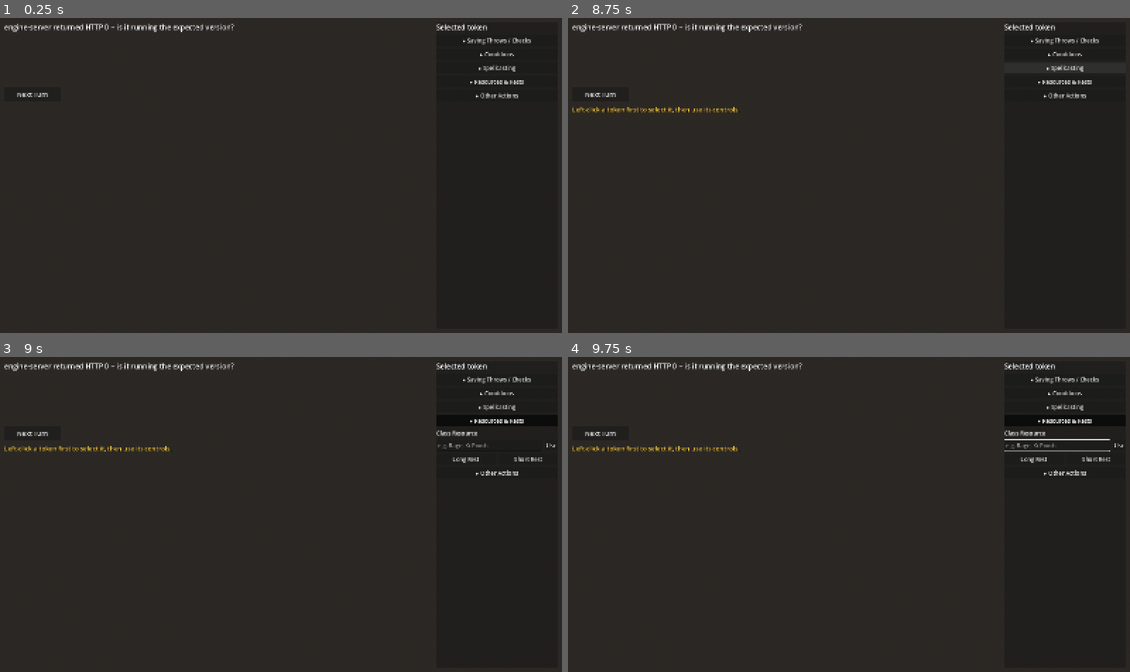
Above: before the commit, frames 1-4 (two rows, left to right).
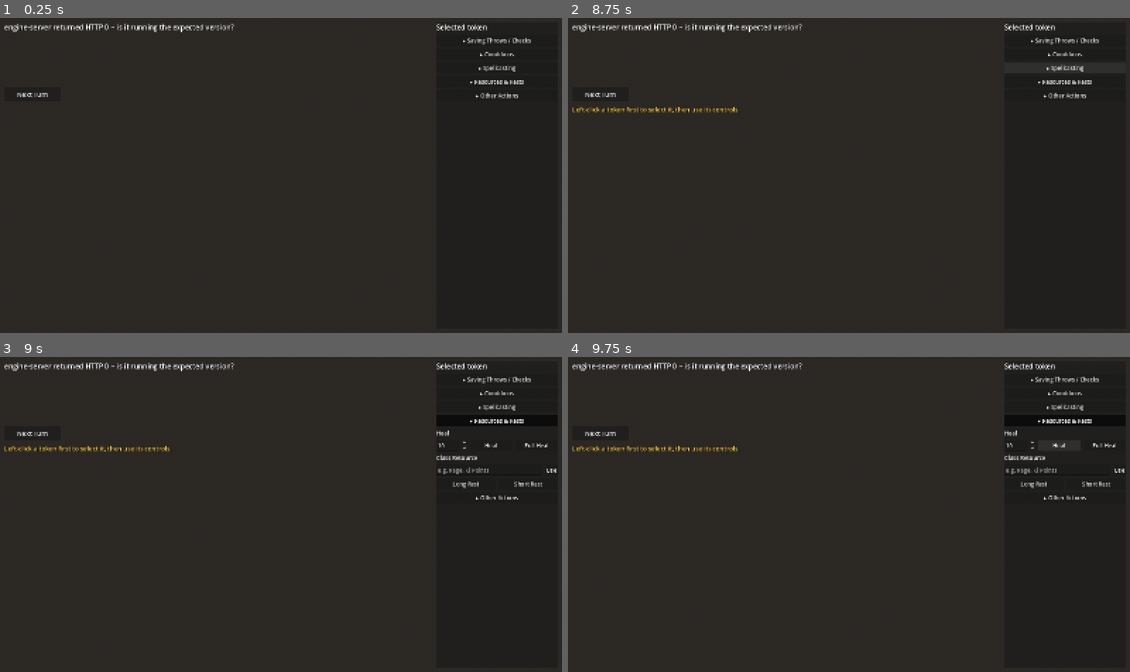
Above: after the commit, the same moments.

Repository: rmcneill2828-art/Campaign-OS-3D
Game: Godot game, scene res://scenes/Main.tscn
The game is run twice, just before and just after one commit, with the same random seed, the same clock (stepped at 60 frames per second) and the same inputs.
Inputs (mouse positions are in pixels of both pictures, inside the frame that each line leads up to):
- Up to frame 1 (0.25 s): no input
- Up to frame 2 (8.75 s): click "Next Turn" at 0.5 s; click "Next Turn" at 1.25 s; click "▸ Saving Throws / Checks" at 2 s; click "▾ Saving Throws / Checks" at 2.75 s; click "▸ Conditions" at 3.5 s; click "▾ Conditions" at 4.25 s; click "▸ Spellcasting" at 5 s; click (1073, 93) at 5.77 s; type "Alex" at 5.85 s; click (1051, 134) at 6 s; type "12" at 6.08 s; click "Cast (Single Target)" at 6.5 s; click "Cast (Single Target)" at 7.25 s; click "▾ Spellcasting" at 8 s
- Up to frame 3 (9 s): click "▸ Resources & Rests" at 8.75 s
- Up to frame 4 (9.75 s): click (1056, 445) at 9.5 s, where only the run after the commit has a clickable "Heal"

Frames 1-2 are identical in both runs. In frame 3, 0.7% of the frame differs, in the area x 77-99%, y 23-46%; in frame 4, 0.9%.

Commit message:
Add healing controls to Token Actions panel
apply_healing was already fully supported by the engine and the DM
bridge (copied in since Phase 0), but Phase 3's batch build never
wired up a client control for it -- damage arrived for free via
attack/spells, but there was no way to heal anyone back up.

Added a Heal row to the Resources & Rests section: an amount spin box
+ Heal button, and a Full Heal button that sends a deliberately
oversized amount (9999) since applyHealing already clamps to the
target's real maxHp server-side -- the client never needs to know
that value itself.

Healing above 0 HP also clears dying/dead server-side, so this
doubles as the revive/un-kneel control for the dying pose added
earlier today. Verified directly against a live server instance
(lethal damage -> dying set -> heal clears dying and restores HP ->
full heal clamps to maxHp) before wiring up the UI.

🤖 Generated with [Claude Code](https://claude.com/claude-code)
Co-Authored-By: Claude Sonnet 5 <noreply@anthropic.com>

Diff:
--- a/godot/scenes/Main.tscn
+++ b/godot/scenes/Main.tscn
@@ -276,6 +276,27 @@
 visible = false
 theme_override_constants/separation = 8
 
+[node name="HealLabel" type="Label" parent="HUD/TokenActionsPanel/TokenActionsScroll/TokenActionsList/ResourceBody"]
+theme_override_font_sizes/font_size = 16
+text = "Heal"
+
+[node name="HealRow" type="HBoxContainer" parent="HUD/TokenActionsPanel/TokenActionsScroll/TokenActionsList/ResourceBody"]
+theme_override_constants/separation = 8
+
+[node name="HealAmountInput" type="SpinBox" parent="HUD/TokenActionsPanel/TokenActionsScroll/TokenActionsList/ResourceBody/HealRow"]
+custom_minimum_size = Vector2(70, 0)
+min_value = 1.0
+max_value = 999.0
+value = 10.0
+
+[node name="HealButton" type="Button" parent="HUD/TokenActionsPanel/TokenActionsScroll/TokenActionsList/ResourceBody/HealRow"]
+size_flags_horizontal = 3
+text = "Heal"
+
+[node name="FullHealButton" type="Button" parent="HUD/TokenActionsPanel/TokenActionsScroll/TokenActionsList/ResourceBody/HealRow"]
+size_flags_horizontal = 3
+text = "Full Heal"
+
 [node name="ResourceLabel" type="Label" parent="HUD/TokenActionsPanel/TokenActionsScroll/TokenActionsList/ResourceBody"]
 theme_override_font_sizes/font_size = 16
 text = "Class Resource"
--- a/godot/scripts/Main.gd
+++ b/godot/scripts/Main.gd
@@ -51,6 +51,13 @@
 	"slashing", "thunder"
 ]
 const SPELL_TARGET_NONE := "(no target)"
+
+## applyHealing (see engine-server/engine/encounter.js) clamps to the target's
+## real maxHp server-side -- this client doesn't need to know that value
+## itself to offer a "Full Heal" button, just send an amount large enough
+## that the clamp is always what actually limits it, whatever the target's
+## real max HP turns out to be.
+const FULL_HEAL_AMOUNT := 9999
 
 @export var server_base_url := "http://127.0.0.1:8787"
 @export var poll_interval_seconds := 1.0
@@ -95,6 +102,9 @@
 
 @onready var _resource_header: Button = $HUD/TokenActionsPanel/TokenActionsScroll/TokenActionsList/ResourceHeaderButton
 @onready var _resource_body: VBoxContainer = $HUD/TokenActionsPanel/TokenActionsScroll/TokenActionsList/ResourceBody
+@onready var _heal_amount_input: SpinBox = $HUD/TokenActionsPanel/TokenActionsScroll/TokenActionsList/ResourceBody/HealRow/HealAmountInput
+@onready var _heal_button: Button = $HUD/TokenActionsPanel/TokenActionsScroll/TokenActionsList/ResourceBody/HealRow/HealButton
+@onready var _full_heal_button: Button = $HUD/TokenActionsPanel/TokenActionsScroll/TokenActionsList/ResourceBody/HealRow/FullHealButton
 @onready var _resource_name_input: LineEdit = $HUD/TokenActionsPanel/TokenActionsScroll/TokenActionsList/ResourceBody/ResourceRow/ResourceNameInput
 @onready var _use_resource_button: Button = $HUD/TokenActionsPanel/TokenActionsScroll/TokenActionsList/ResourceBody/ResourceRow/UseResourceButton
 @onready var _long_rest_button: Button = $HUD/TokenActionsPanel/TokenActionsScroll/TokenActionsList/ResourceBody/RestRow/LongRestButton
@@ -156,6 +166,8 @@
 	_cast_spell_button.pressed.connect(_on_cast_spell_pressed)
 	_cast_area_spell_button.pressed.connect(_on_cast_area_spell_pressed)
 
+	_heal_button.pressed.connect(_on_heal_pressed)
+	_full_heal_button.pressed.connect(_on_full_heal_pressed)
 	_use_resource_button.pressed.connect(_on_use_resource_pressed)
 	_long_rest_button.pressed.connect(_on_long_rest_pressed)
 	_short_rest_button.pressed.connect(_on_short_rest_pressed)
@@ -456,6 +468,33 @@
 		action["damageType"] = damage_type
 	_send_action(action)
 
+## apply_healing (see engine-server/engine/dmBridge.js) adds a flat amount,
+## clamped to the target's own maxHp server-side, and clears dying/dead if it
+## brings the target back above 0 HP -- so this doubles as the "revive/
+## stabilize" control too, not just topping up HP on an already-conscious
+## target.
+func _on_heal_pressed() -> void:
+	if not _require_selected_token():
+		return
+	_send_action({
+		"type": "apply_healing",
+		"target": _tokens[_selected_token_id].token_name,
+		"amount": int(_heal_amount_input.value)
+	})
+
+## Same action as above with a deliberately oversized amount -- the server's
+## own clamp to maxHp is what actually limits it, so this client never needs
+## to know the target's real max HP to offer a one-click "top them off"
+## button.
+func _on_full_heal_pressed() -> void:
+	if not _require_selected_token():
+		return
+	_send_action({
+		"type": "apply_healing",
+		"target": _tokens[_selected_token_id].token_name,
+		"amount": FULL_HEAL_AMOUNT
+	})
+
 ## use_resource spends one charge of a named resource (Rage, Ki Points, etc.)
 ## shown on the target's own sheet -- fails outright server-side if it
 ## doesn't have one by that name or none are left. There is deliberately no
Not shown, changed: ROADMAP.md
